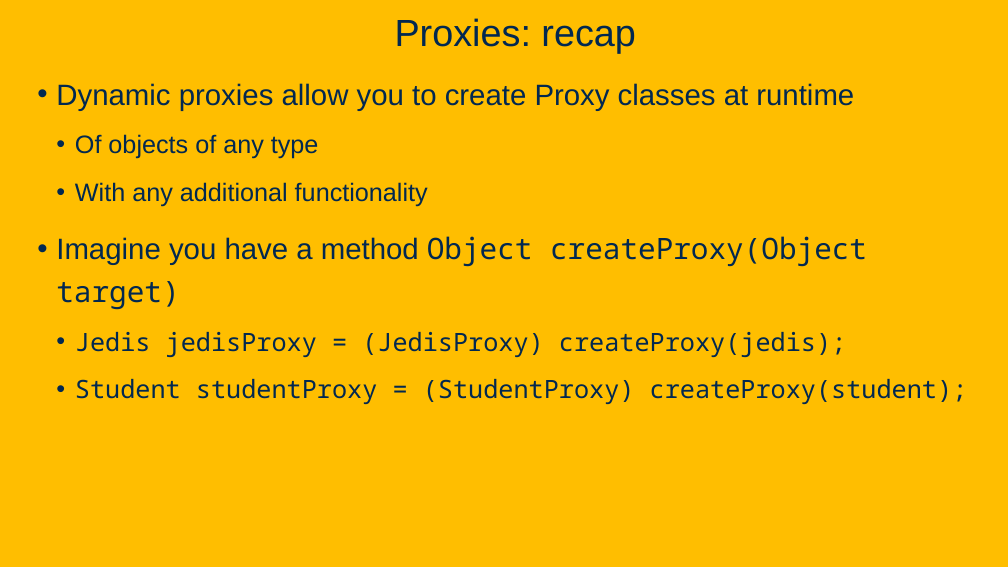
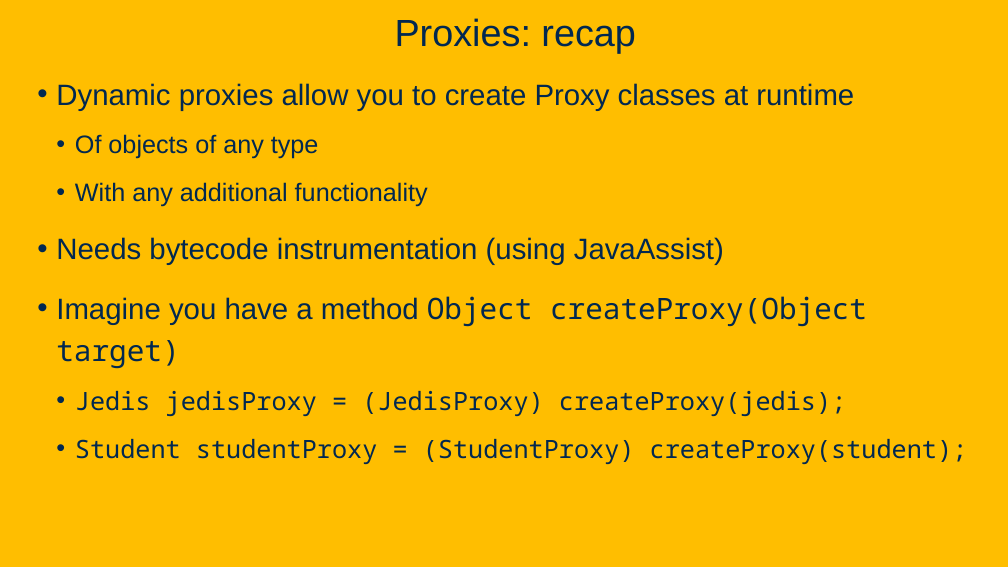
Before and after one commit to davsec-teaching/ecs160-f25, a slide deck: slide 103 of slides/5_annotations_and_reflection.pptx (slide 100 before the commit). Drawn at 1008x567 pixels with LibreOffice and Linux fonts; fonts in the diff are those of the drawing; background and template pictures are left out. Boxes give left, top, right and bottom in pixels: in the first picture for what was removed or moved away, otherwise in the second. Text is boxed around its words. In the diff, an @@ line names an element or a change of style, - is before the commit and + after.

```diff
--- a/slides/5_annotations_and_reflection.pptx
+++ b/slides/5_annotations_and_reflection.pptx
@@ text at (x1=56, y1=237, x2=724, y2=265): paragraph added @@
+• Needs bytecode instrumentation (using JavaAssist)
```
Also in this commit, not shown: 6 other slides changed, 12 slides added, 1 slide removed, 1 other file.
